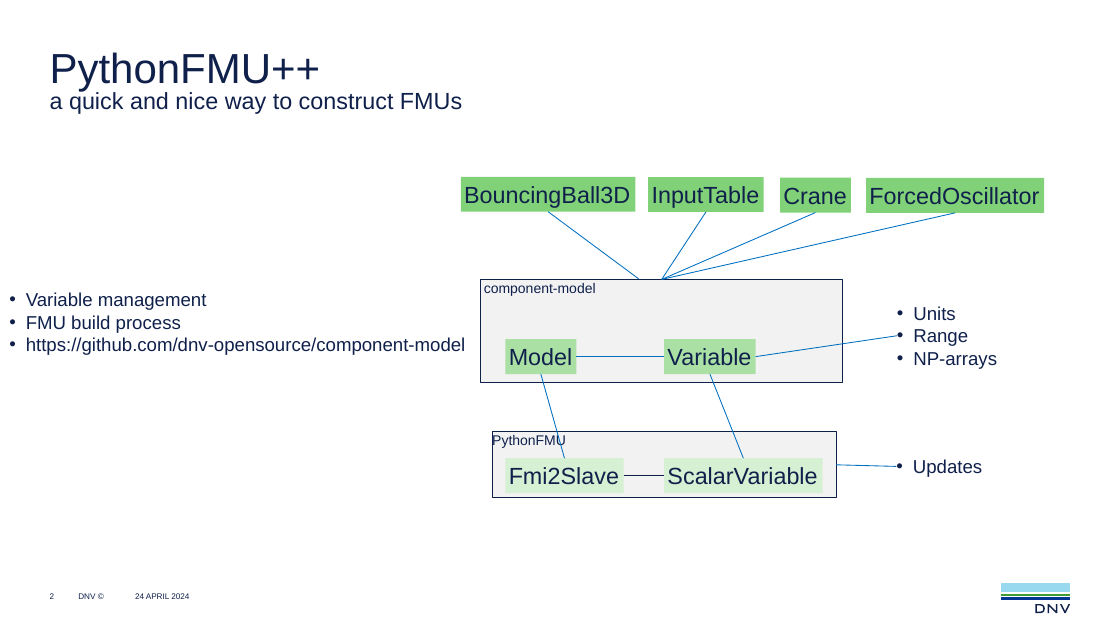
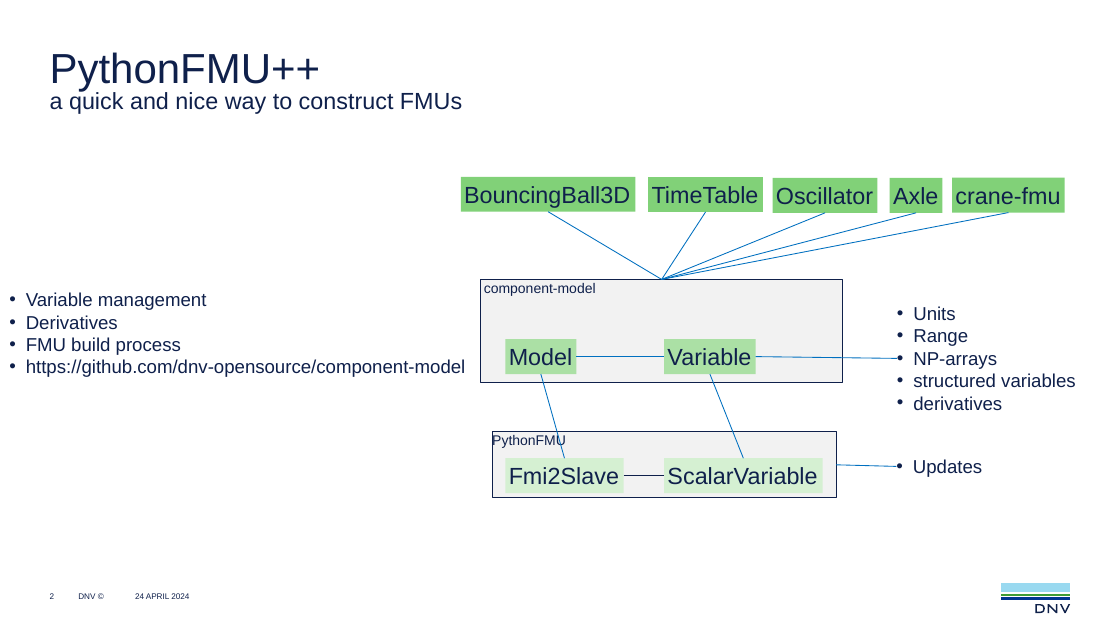
Before and after one commit to dnv-opensource/component-model, a slide deck: slide 2 of docs/source/component-model.pptx. Drawn at 1120x630 pixels with LibreOffice and Linux fonts; fonts in the diff are those of the drawing. Boxes give left, top, right and bottom in pixels: in the first picture for what was removed or moved away, otherwise in the second. Text is boxed around its words. In the diff, an @@ line names an element or a change of style, - is before the commit and + after.

```diff
--- a/docs/source/component-model.pptx
+++ b/docs/source/component-model.pptx
@@ rectangle "Oscillator": place and size @@
-rectangle "Oscillator" at [866,178,1044,213]
+rectangle "Oscillator" at [773,178,878,213]
@@ rectangle added at [890,178,943,213], fill #81D178, 20 pt, text #0F204B @@
+Axle
@@ rectangle "crane-fmu": place and size @@
-rectangle "crane-fmu" at [781,177,851,213]
+rectangle "crane-fmu" at [953,177,1065,213]
@@ text in rectangle at [652,186,759,203]: text changed @@
-InputTable
+TimeTable
@@ text in rectangle at [776,187,873,204]: text changed @@
-ForcedOscillator
+Oscillator
@@ text in rectangle at [955,187,1060,204]: text changed @@
-Crane
+crane-fmu
@@ line moved from (549, 212) - (639, 279) to (549, 212) - (662, 280) @@
@@ line moved from (955, 213) - (662, 280) to (825, 213) - (662, 280) @@
@@ line moved from (816, 213) - (662, 280) to (1009, 213) - (662, 280) @@
@@ line added from (917, 213) to (662, 280), #0070C0 0.75 pt @@
@@ text at [26,315,118,329]: paragraph added @@
+• Derivatives
@@ line moved from (756, 357) - (897, 336) to (756, 357) - (897, 359) @@
@@ text at [913,373,1075,410]: paragraphs added @@
+• structured variables
+• derivatives
```
Also in this commit, not shown: 1 other slide changed, 1 slide added, 11 other files.
